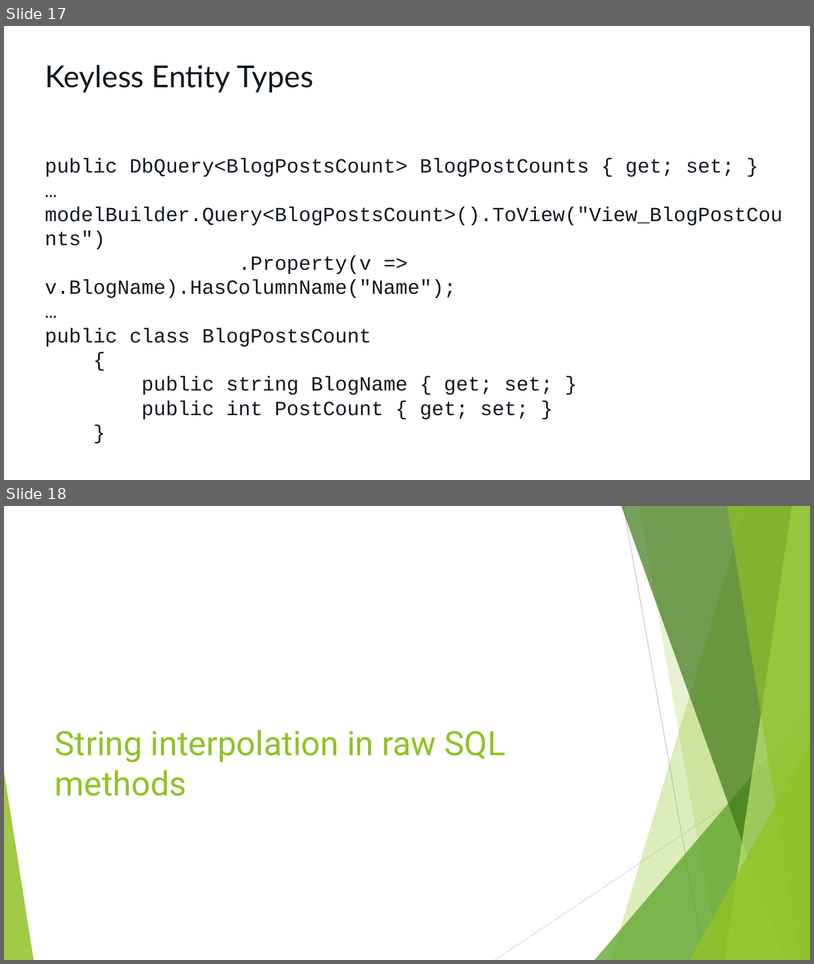
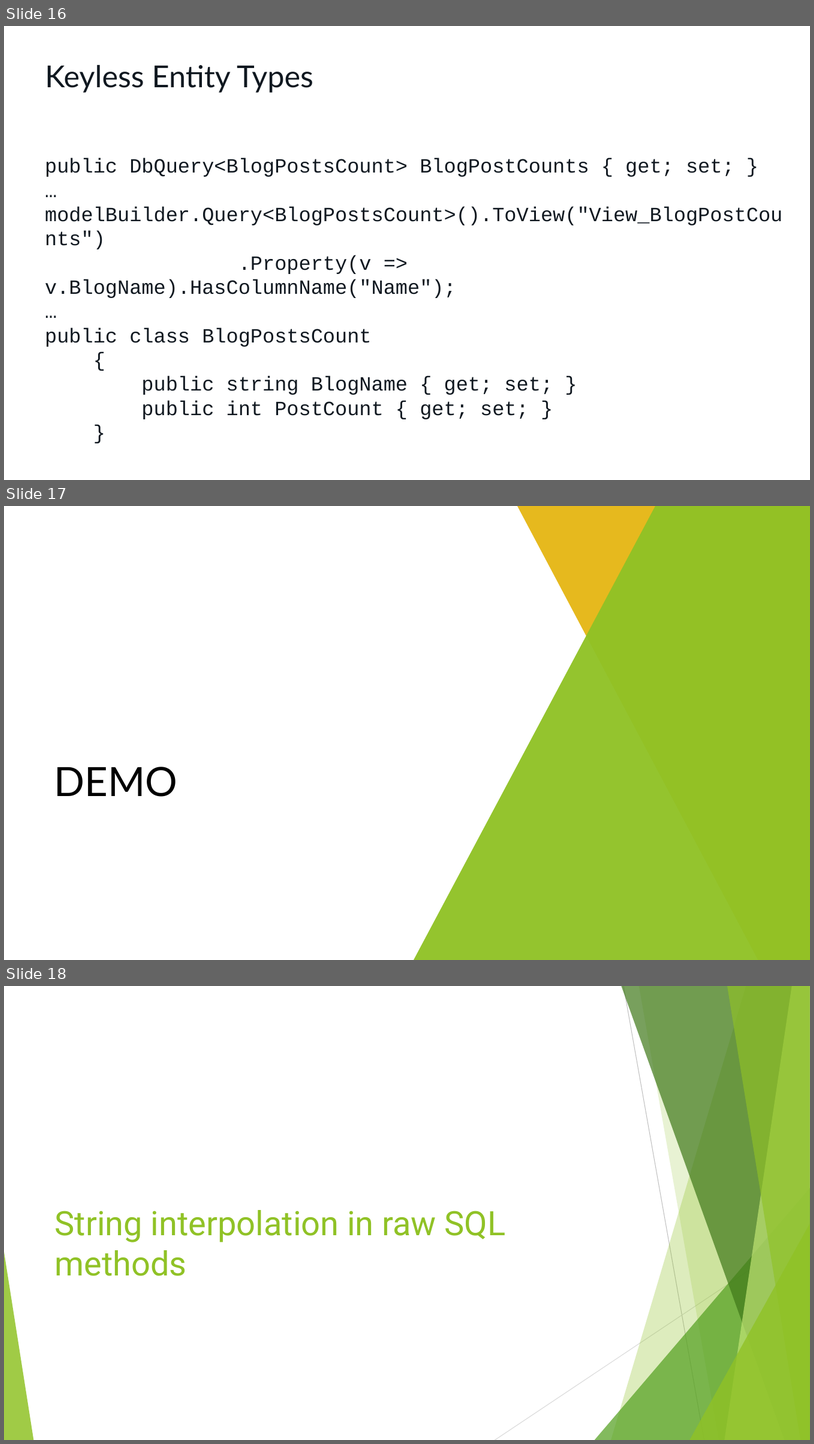
Before and after one commit to cwoodruff/EFCore3Demos, a slide deck: What’s new in Entity Framework Core 3.1.pptx. Shown one above the other, each under a label of ours: slides 17 and 18 before the commit, slides 16, 17 and 18 after it. The pictures are 814x964 and 814x1444 pixels, drawn with LibreOffice and Linux fonts; fonts in the diff are those of the drawing. Boxes give left, top, right and bottom in pixels: in the first picture for what was removed or moved away, otherwise in the second. Text is boxed around its words. In the diff, an @@ line names an element or a change of style, - is before the commit and + after.

```diff
--- a/What’s new in Entity Framework Core 3.1.pptx
+++ b/What’s new in Entity Framework Core 3.1.pptx
@@ slide 17 added at [4, 506, 810, 960], background #FFFFFF @@
@@ freeform shape added at [412, 506, 810, 960], fill #90C226 at 96% opacity @@
@@ freeform shape added at [517, 506, 810, 960], fill #E6B91E @@
@@ text added at [54, 766, 178, 796], 48 pt, text #000000 @@
+DEMO
@@ what was slide 17 is now slide 16 @@
```
Also in this commit, not shown: 9 slides changed, 1 slide removed.
